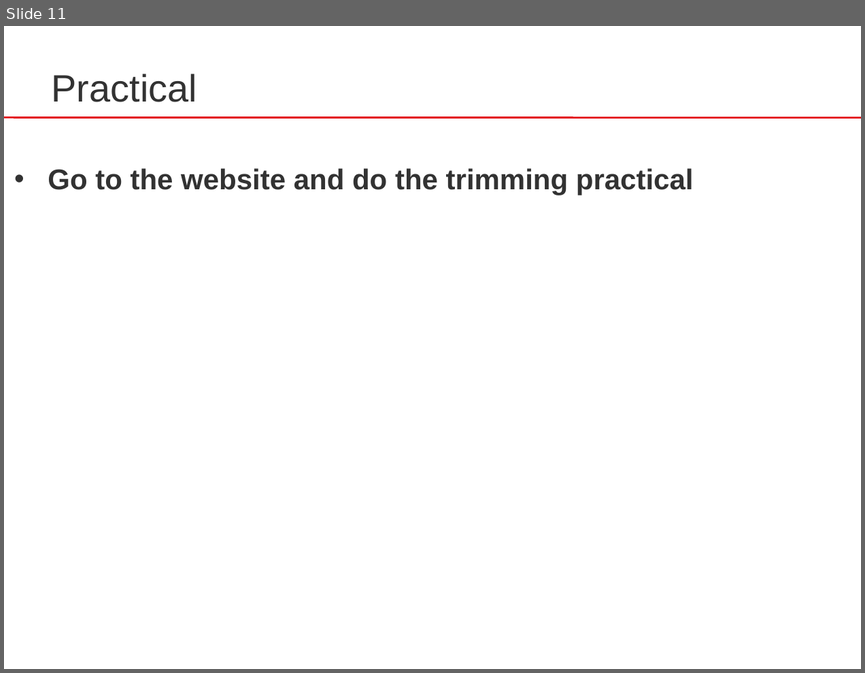
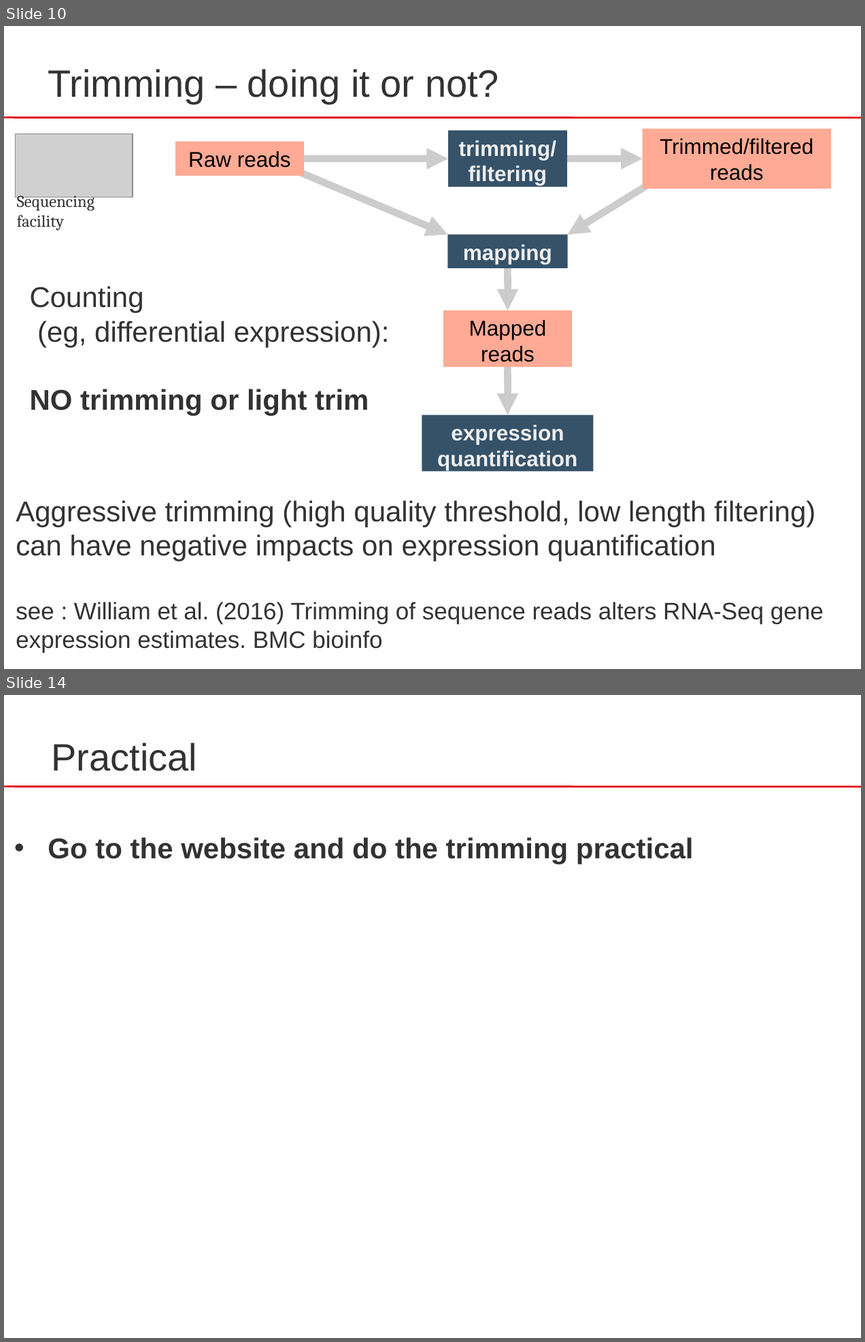
Before and after one commit to sib-swiss/RNAseq-introduction-training, a slide deck: docs/assets/pptx/RNA-Seq_03_trimming.pptx. Shown one above the other, each under a label of ours: slide 11 before the commit, slides 10 and 14 after it; the slides between them are not shown. The pictures are 865x673 and 865x1342 pixels, drawn with LibreOffice and Linux fonts; fonts in the diff are those of the drawing; grey boxes stand for pictures. Boxes give left, top, right and bottom in pixels: in the first picture for what was removed or moved away, otherwise in the second. Text is boxed around its words. In the diff, an @@ line names an element or a change of style, - is before the commit and + after.

Commit message:
updated trim slides + practical

```diff
--- a/docs/assets/pptx/RNA-Seq_03_trimming.pptx
+++ b/docs/assets/pptx/RNA-Seq_03_trimming.pptx
@@ slide 10 added at [4, 26, 861, 669], background #FFFFFF; not listed: 1 template element that a slide beside it also shows @@
@@ text added at [48, 69, 499, 104], 32 pt, text #323232 @@
+Trimming – doing it or not?
@@ picture added at [15, 134, 133, 197] @@
@@ rectangle added at [175, 142, 304, 176], fill #FFAA95, 18 pt, text #000000 @@
+Raw reads
@@ rectangle added at [448, 131, 567, 187], fill #355269, 18 pt, text #EEEEEE, bold @@
+trimming/filtering
@@ rectangle added at [643, 129, 831, 189], fill #FFAA95, 18 pt, text #000000 @@
+Trimmed/filtered
+reads
@@ arrow added from (278, 163) to (448, 234), #CCCCCC 6.01 pt @@
@@ arrow added from (295, 159) to (448, 159), #CCCCCC 6.01 pt @@
@@ arrow added from (519, 159) to (643, 159), #CCCCCC 6.01 pt @@
@@ arrow added from (655, 180) to (568, 234), #CCCCCC 6.01 pt @@
@@ text added at [17, 195, 94, 231], 14 pt, text #323232 @@
+Sequencing
+facility
@@ rectangle added at [448, 234, 568, 267], fill #355269, 18 pt, text #EEEEEE, bold @@
+mapping
@@ arrow added from (508, 269) to (508, 310), #CCCCCC 6.01 pt @@
@@ text added at [30, 286, 390, 416], 24 pt, text #323232 @@
+Counting
+(eg, differential expression):
+NO trimming or light trim
@@ rectangle added at [443, 310, 572, 367], fill #FFAA95, 18 pt, text #000000 @@
+Mapped reads
@@ arrow added from (508, 361) to (508, 415), #CCCCCC 6.01 pt @@
@@ rectangle added at [422, 415, 594, 471], fill #355269, 18 pt, text #EEEEEE, bold @@
+expression
+quantification
@@ text added at [16, 500, 823, 652], 24 pt, text #323232 @@
+Aggressive trimming (high quality threshold, low length filtering)
+can have negative impacts on expression quantification
+see : William et al. (2016) Trimming of sequence reads alters RNA-Seq gene expression estimates. BMC bioinfo
@@ what was slide 11 is now slide 14 @@
```
Also in this commit, not shown: 3 slides changed, 6 other slides added, 4 slides removed, 6 other files.
